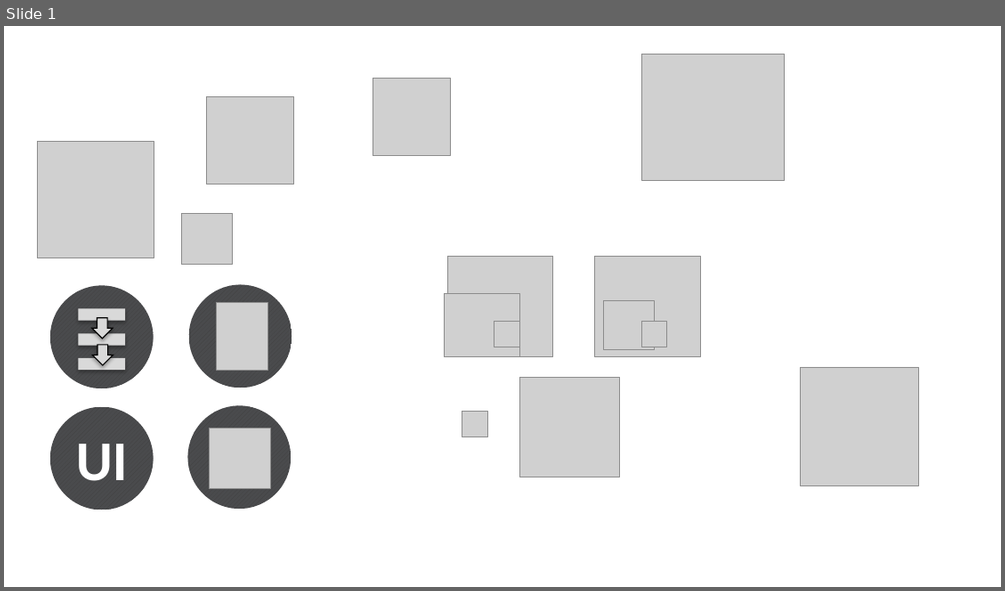
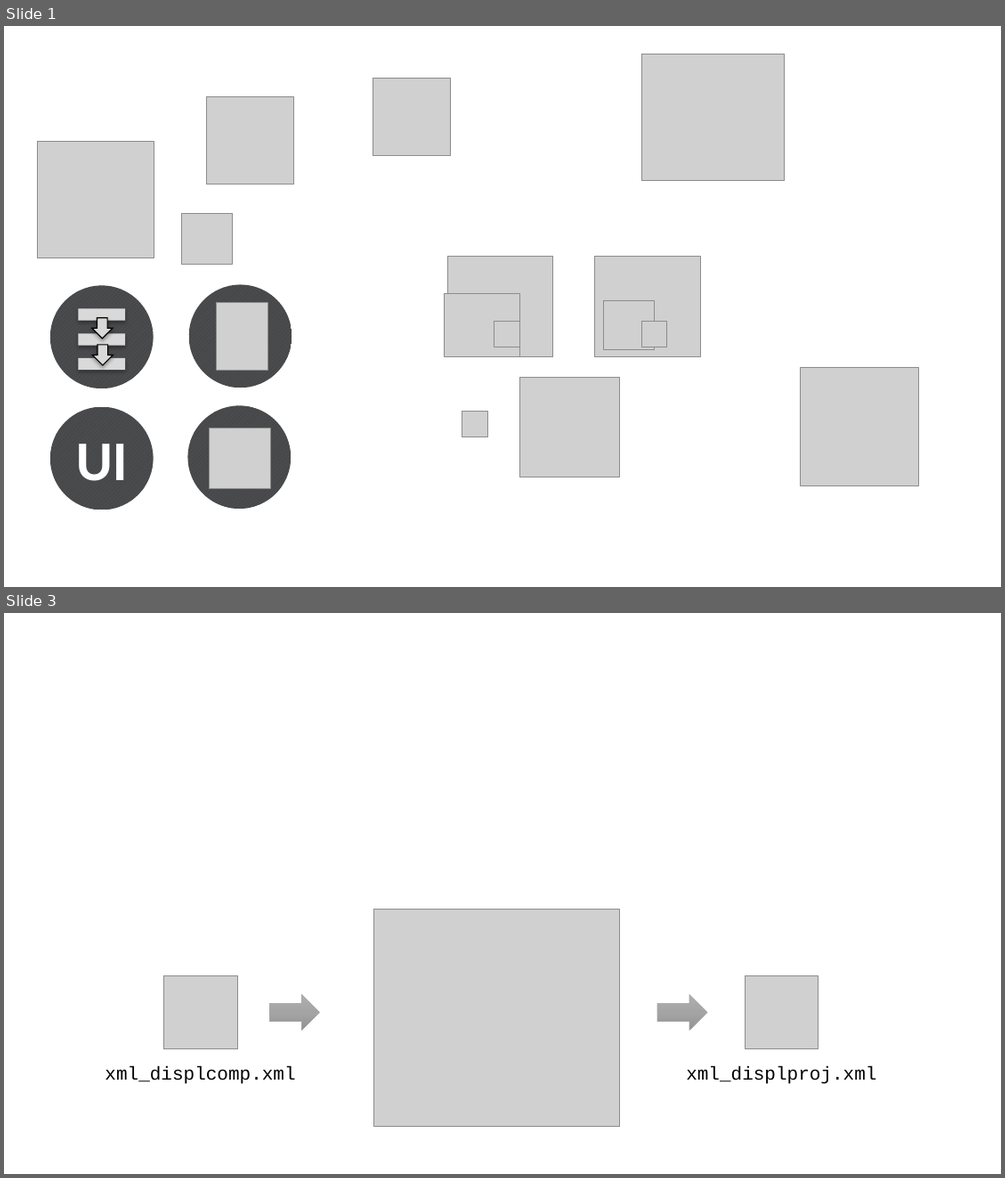
Before and after one commit to abria/TeraStitcher, a slide deck: images/icons.pptx. Shown one above the other, each under a label of ours: slide 1 before the commit, slides 1 and 3 after it; the slides between them are not shown. The pictures are 1005x591 and 1005x1178 pixels, drawn with LibreOffice and Linux fonts; fonts in the diff are those of the drawing; grey boxes stand for pictures. Boxes give left, top, right and bottom in pixels: in the first picture for what was removed or moved away, otherwise in the second. Text is boxed around its words. In the diff, an @@ line names an element or a change of style, - is before the commit and + after.

```diff
--- a/images/icons.pptx
+++ b/images/icons.pptx
@@ slide 3 added at (4, 613, 1001, 1174), background #FFFFFF @@
@@ group added at (105, 909, 876, 1126): 3 pictures, 2 right arrows, 2 texts @@
+xml_displcomp.xml
+xml_displproj.xml
```
Also in this commit, not shown: 1 other slide added, 1 slide removed, 1 other file.
